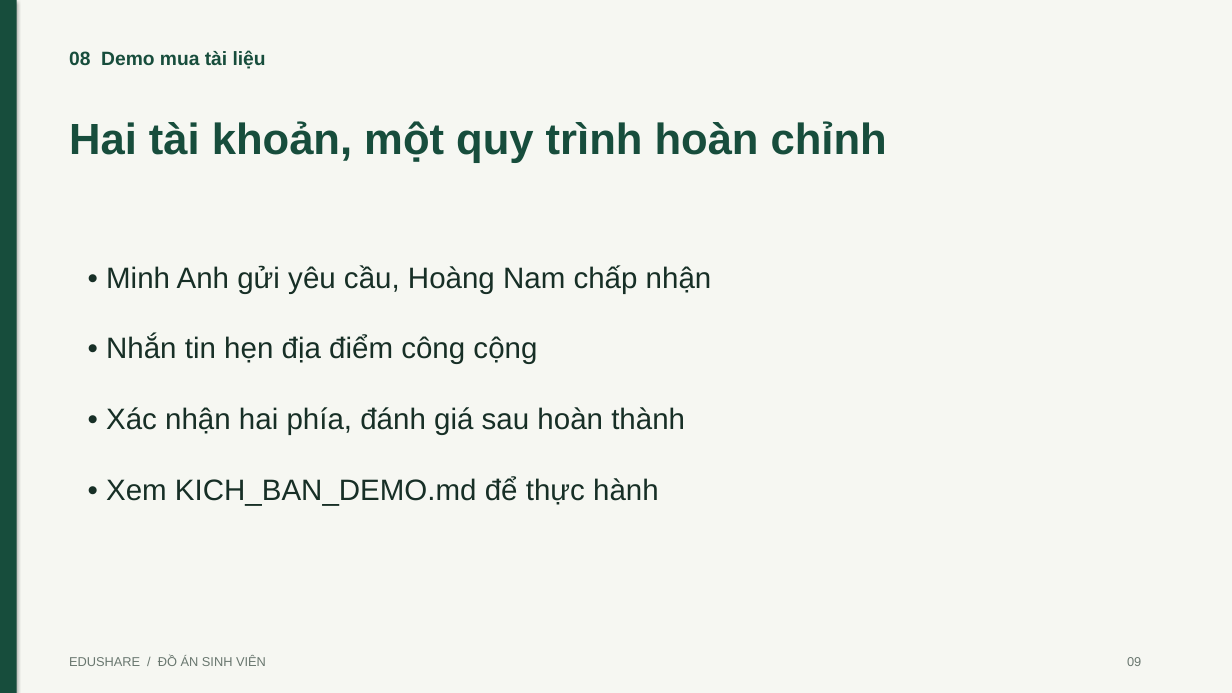
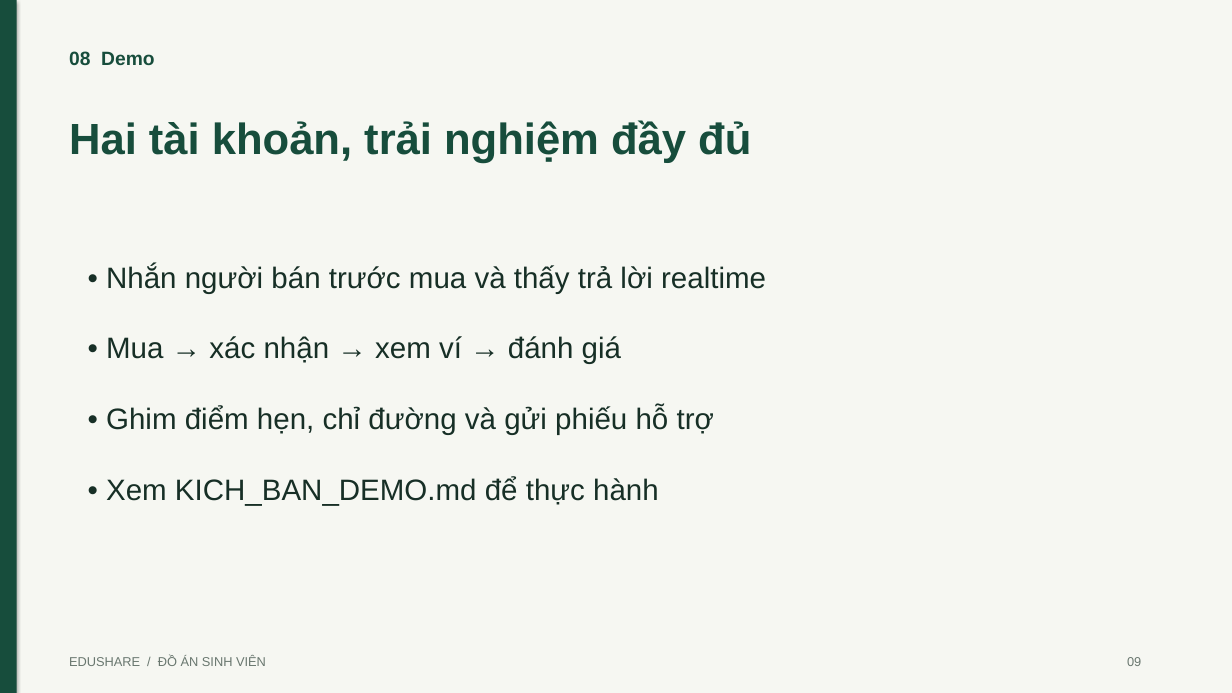
Before and after one commit to TanTai08/AppEduShare, a slide deck: slide 9 of docs/EduShare_Thuyet_Trinh.pptx. Drawn at 1232x693 pixels with LibreOffice and Linux fonts; fonts in the diff are those of the drawing. Boxes give left, top, right and bottom in pixels: in the first picture for what was removed or moved away, otherwise in the second. Text is boxed around its words. In the diff, an @@ line names an element or a change of style, - is before the commit and + after.

```diff
--- a/docs/EduShare_Thuyet_Trinh.pptx
+++ b/docs/EduShare_Thuyet_Trinh.pptx
@@ text at box(69, 51, 154, 65): text changed @@
-08 Demo mua tài liệu
+08 Demo
@@ text at box(69, 120, 751, 163): text changed @@
-Hai tài khoản, một quy trình hoàn chỉnh
+Hai tài khoản, trải nghiệm đầy đủ
@@ text at box(106, 264, 766, 435): text changed @@
-• Minh Anh gửi yêu cầu, Hoàng Nam chấp nhận
-• Nhắn tin hẹn địa điểm công cộng
-• Xác nhận hai phía, đánh giá sau hoàn thành
+• Nhắn người bán trước mua và thấy trả lời realtime
+• Mua → xác nhận → xem ví → đánh giá
+• Ghim điểm hẹn, chỉ đường và gửi phiếu hỗ trợ
```
Also in this commit, not shown: 11 other slides changed, 49 other files.
